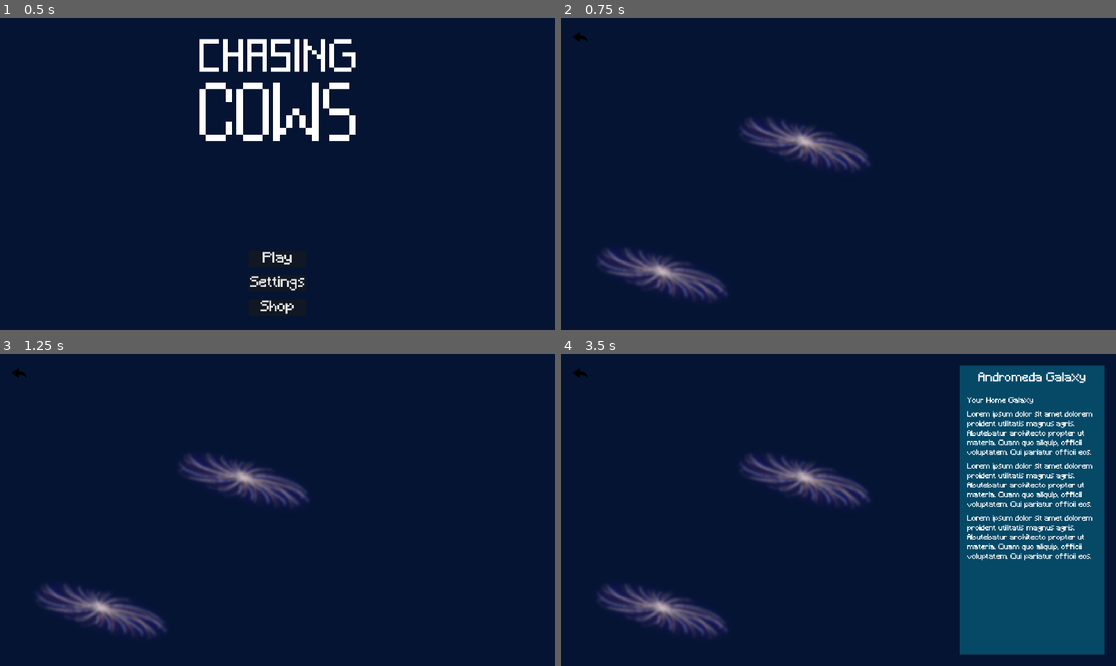
Above: before the commit, frames 1-4 (two rows, left to right).
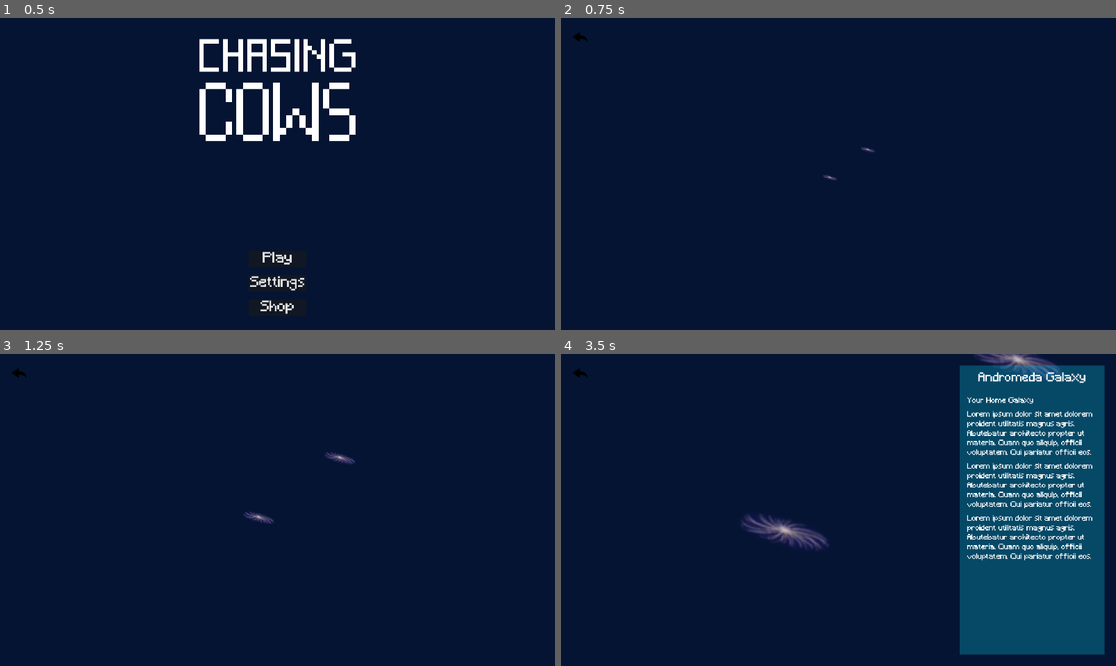
Above: after the commit, the same moments.

Repository: k4444th/ChasingCows
Game: Godot game, scene res://Scenes/main_menu.tscn
Two runs of this game, one before a commit and one after it. Both use one fixed random seed, a clock stepped at 60 frames per second and the inputs below.
Inputs (mouse positions are in pixels of both pictures, inside the frame that each line leads up to; where the layout moved, square brackets give the same spot in the first picture):
- Up to frame 1 (0.5 s): no input
- Up to frame 2 (0.75 s): click "Play" at 0.5 s
- Up to frame 3 (1.25 s): no input
- Up to frame 4 (3.5 s): click (577, 372) at 1.25 s; click "Play" at 2 s; click (821, 516) [660, 609] at 2.75 s

Frame 1 is identical in both runs. In frame 2, 3.8% of the frame differs, in the area x 6-57%, y 32-91%; in frame 3, 4.0%; in frame 4, 5.2%, in the area x 6-90%, y 0-91%.

Commit message:
Add Camera Zoom to Galaxy Menu

Diff:
--- a/Scenes/galaxy_menu.gd
+++ b/Scenes/galaxy_menu.gd
@@ -10,7 +10,30 @@
 func _ready() -> void:
 	camera.zoom = cameraZoom
 	galaxyInformation.visible = false
+	zoomCameraView()
 
+func _on_arrow_back_button_pressed() -> void:
+	get_tree().change_scene_to_file("res://Scenes/main_menu.tscn")
+
+func _on_andromeda_button_pressed() -> void:
+	print("Change to andromeda galaxy scene")
+
+func _on_andromeda_button_mouse_entered() -> void:
+	galaxyInformation.visible = true
+	setInformtion("Andromeda")
+
+func _on_andromeda_button_mouse_exited() -> void:
+	galaxyInformation.visible = false
+
+func _on_milky_way_button_pressed() -> void:
+	get_tree().change_scene_to_file("res://Scenes/level.tscn")
+
+func _on_milky_way_button_mouse_entered() -> void:
+	galaxyInformation.visible = true
+	setInformtion("MilkyWay")
+
+func _on_milky_way_button_mouse_exited() -> void:
+	galaxyInformation.visible = false
 
 func setInformtion(GalaxyName: String):
 	if GalaxyName == "Andromeda":
@@ -29,25 +52,6 @@
 		galaxyInformationTitle.text = "Unknown Galaxy"
 		galaxyInformationText.text = ""
 
-func _on_arrow_back_button_pressed() -> void:
-	get_tree().change_scene_to_file("res://Scenes/main_menu.tscn")
-
-func _on_andromeda_button_pressed() -> void:
-	pass # Replace with function body.
-
-func _on_andromeda_button_mouse_entered() -> void:
-	galaxyInformation.visible = true
-	setInformtion("Andromeda")
-
-func _on_andromeda_button_mouse_exited() -> void:
-	galaxyInformation.visible = false
-
-func _on_milky_way_button_pressed() -> void:
-	get_tree().change_scene_to_file("res://Scenes/level.tscn")
-
-func _on_milky_way_button_mouse_entered() -> void:
-	galaxyInformation.visible = true
-	setInformtion("MilkyWay")
-
-func _on_milky_way_button_mouse_exited() -> void:
-	galaxyInformation.visible = false
+func zoomCameraView():
+	var tween = get_tree().create_tween()
+	tween.tween_property(camera, "zoom", Vector2(1, 1), 2.5).set_trans(Tween.TRANS_QUAD)
--- a/Scenes/galaxy_menu.tscn
+++ b/Scenes/galaxy_menu.tscn
@@ -14,7 +14,7 @@
 
 [node name="GalaxyMenu" type="Node2D"]
 script = ExtResource("1_6p5vi")
-cameraZoom = Vector2(1, 1)
+cameraZoom = Vector2(0.1, 0.1)
 
 [node name="Background" type="CanvasLayer" parent="."]
 layer = -1
@@ -87,7 +87,7 @@
 layout_mode = 2
 theme_override_fonts/font = ExtResource("2_7v4jd")
 theme_override_font_sizes/font_size = 40
-text = "Andromeda Galaxy"
+text = "Title"
 horizontal_alignment = 1
 
 [node name="MarginContainer" type="MarginContainer" parent="Canvas/Container/GalaxyInformation/ColorRect/MarginContainer/VBoxContainer"]
@@ -100,11 +100,7 @@
 size_flags_vertical = 3
 theme_override_fonts/font = ExtResource("2_7v4jd")
 theme_override_font_sizes/font_size = 25
-text = "Your Home Galaxy
-Lorem ipsum dolor sit amet dolorem proident utilitatis magnus agris. Abutebatur architecto propter ut materia. Quam quo aliquip, officii voluptatem. Qui pariatur officii eos.
-Lorem ipsum dolor sit amet dolorem proident utilitatis magnus agris. Abutebatur architecto propter ut materia. Quam quo aliquip, officii voluptatem. Qui pariatur officii eos.
-Lorem ipsum dolor sit amet dolorem proident utilitatis magnus agris. Abutebatur architecto propter ut materia. Quam quo aliquip, officii voluptatem. Qui pariatur officii eos.
-"
+text = "Some desctiption (Is set in code)"
 label_settings = SubResource("LabelSettings_63ge7")
 autowrap_mode = 2
 clip_text = true
@@ -113,18 +109,18 @@
 [node name="Galaxies" type="Node" parent="."]
 
 [node name="AndromedaButton" type="TextureButton" parent="Galaxies"]
-offset_left = 106.0
-offset_top = 750.0
-offset_right = 299.0
-offset_bottom = 856.0
+offset_left = 439.0
+offset_top = 516.0
+offset_right = 632.0
+offset_bottom = 622.0
 scale = Vector2(2.5, 2.5)
 texture_normal = ExtResource("1_igu4c")
 
 [node name="MilkyWayButton" type="TextureButton" parent="Galaxies"]
-offset_left = 600.0
-offset_top = 300.0
-offset_right = 793.0
-offset_bottom = 406.0
+offset_left = 1638.0
+offset_top = -362.0
+offset_right = 1831.0
+offset_bottom = -256.0
 scale = Vector2(2.5, 2.5)
 texture_normal = ExtResource("1_igu4c")
 
Not shown: 1 places in Scenes/galaxy_menu.tscn that only renumber resources
